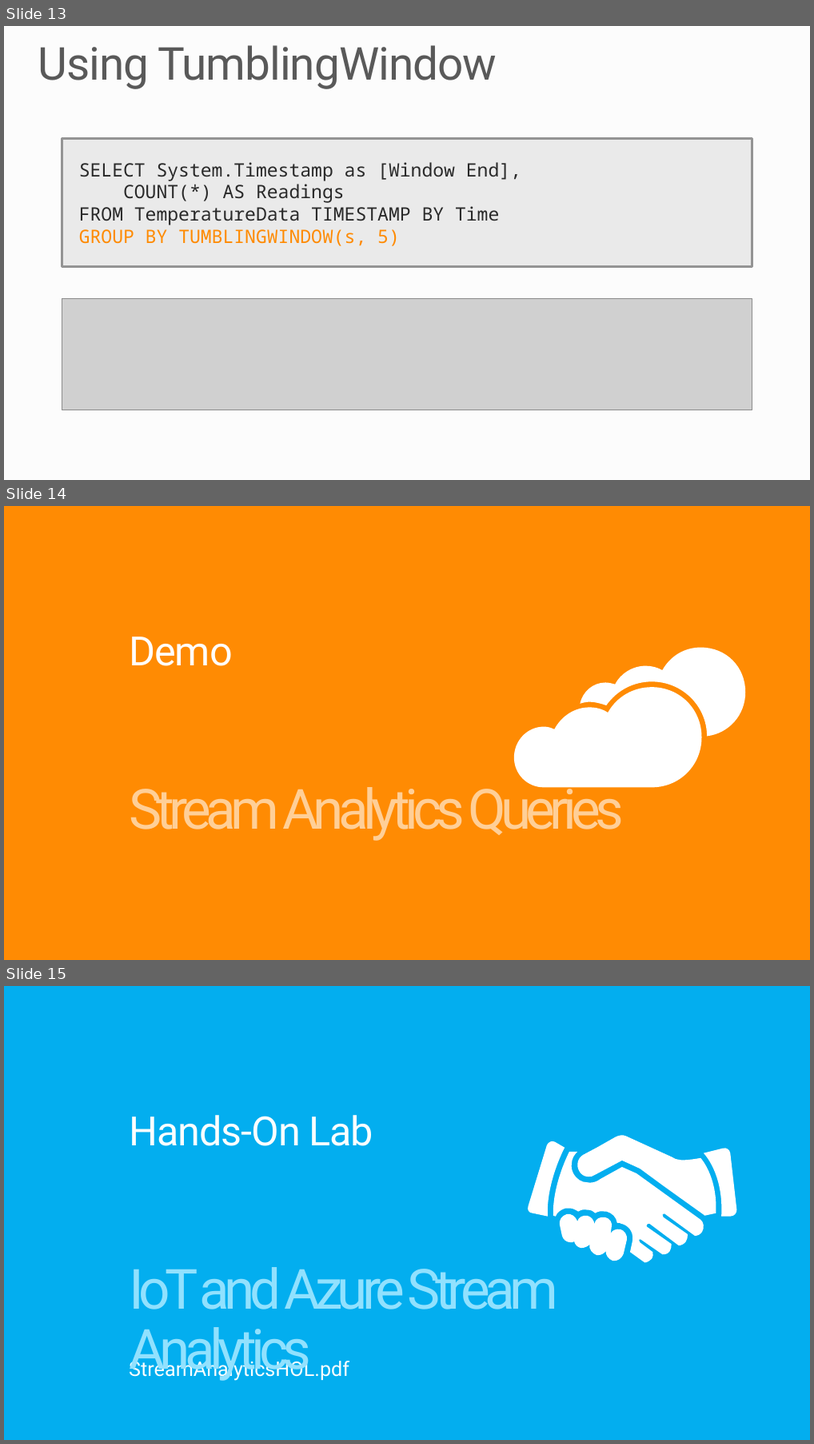
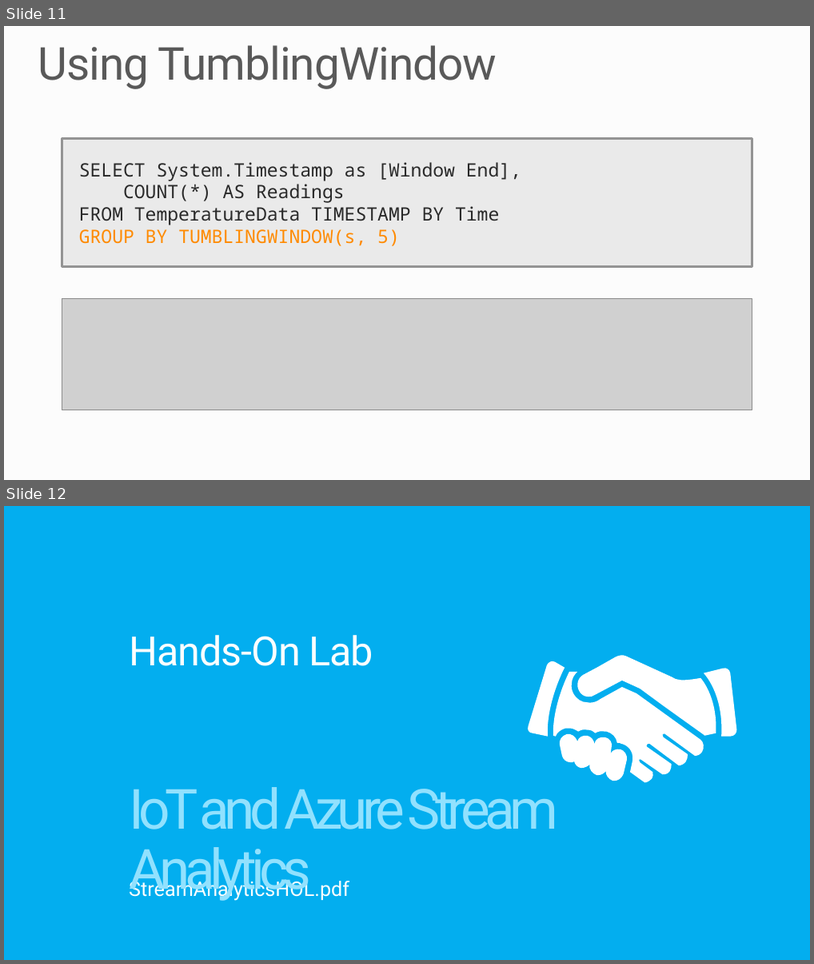
Before and after one commit to MSRConnections/Azure-training-course, a slide deck: Content/Stream Analytics/Azure Stream Analytics.pptx. Shown one above the other, each under a label of ours: slides 13, 14 and 15 before the commit, slides 11 and 12 after it. The pictures are 814x1444 and 814x964 pixels, drawn with LibreOffice and Linux fonts; fonts in the diff are those of the drawing; grey boxes stand for pictures; background and template pictures are left out. Boxes give left, top, right and bottom in pixels: in the first picture for what was removed or moved away, otherwise in the second. Text is boxed around its words. In the diff, an @@ line names an element or a change of style, - is before the commit and + after.

```diff
--- a/Content/Stream Analytics/Azure Stream Analytics.pptx
+++ b/Content/Stream Analytics/Azure Stream Analytics.pptx
@@ slide 14 removed at <box>4,506,810,960</box>, background #FF8A00 @@
@@ title removed at <box>129,636,233,666</box> @@
-Demo
@@ freeform shape removed at <box>581,648,746,736</box> @@
@@ freeform shape removed at <box>514,687,702,788</box> @@
@@ text removed at <box>129,778,624,840</box> @@
-Stream Analytics Queries
@@ what was slide 13 is now slide 11 @@
@@ what was slide 15 is now slide 12 @@
```
Also in this commit, not shown: 2 other slides removed.
